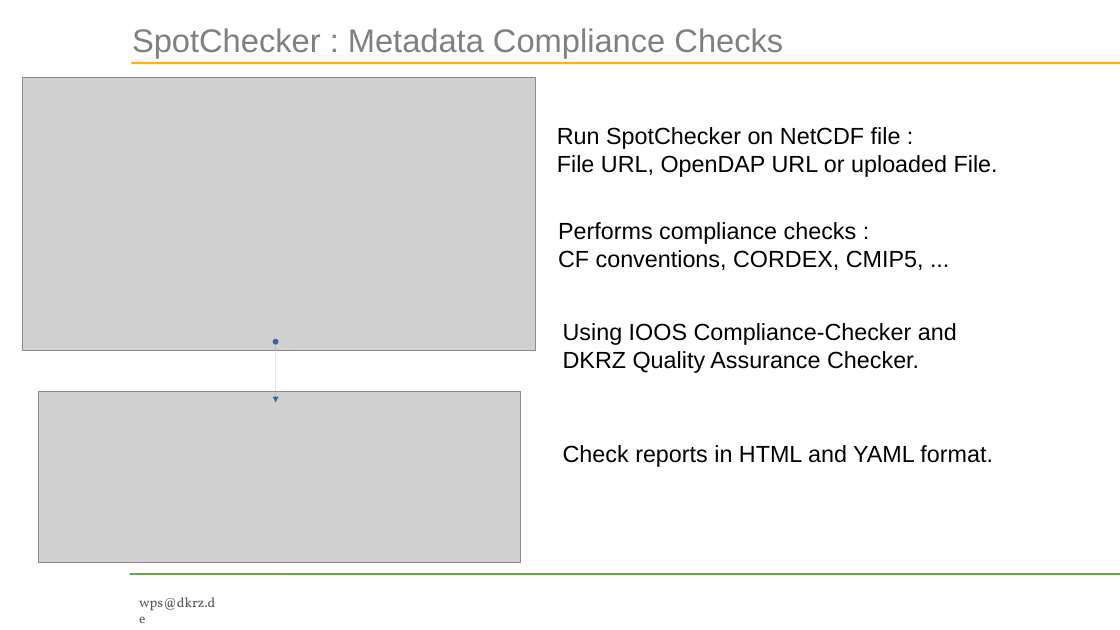
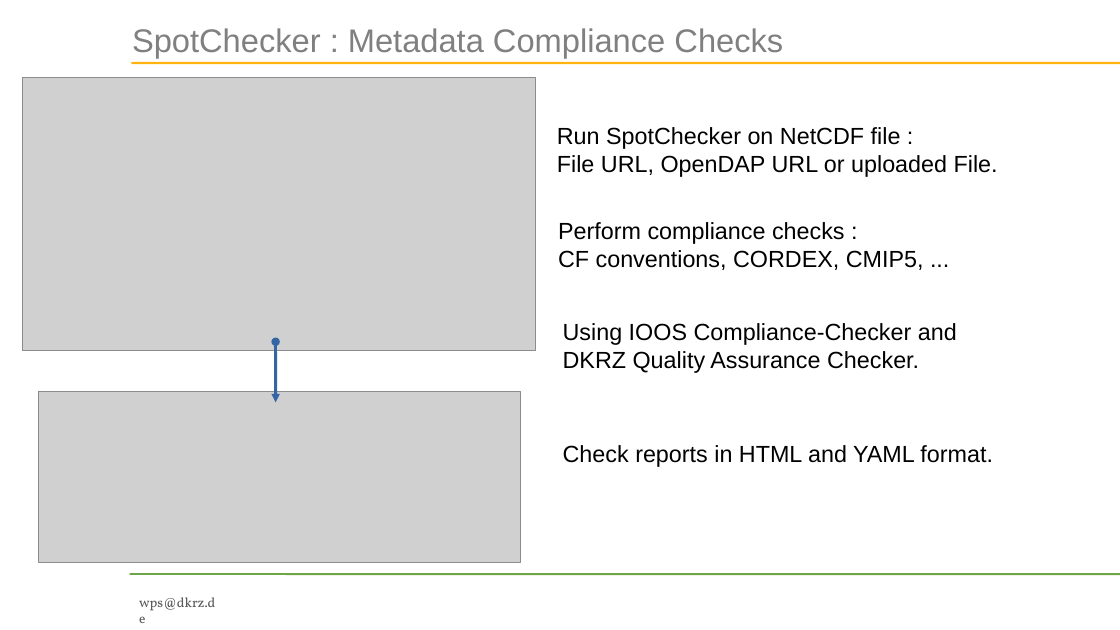
Before and after one commit to bird-house/birdhouse-docs, a slide deck: slide 14 of slides/birdhouse-esgf-f2f-2016/birdhouse-esgf-f2f-2016.odp (slide 16 before the commit). Drawn at 1120x630 pixels with LibreOffice and Linux fonts; fonts in the diff are those of the drawing; grey boxes stand for pictures; background and template pictures are left out. Boxes give left, top, right and bottom in pixels: in the first picture for what was removed or moved away, otherwise in the second. Text is boxed around its words. In the diff, an @@ line names an element or a change of style, - is before the commit and + after.

Commit message:
added text to example slides

```diff
--- a/slides/birdhouse-esgf-f2f-2016/birdhouse-esgf-f2f-2016.odp
+++ b/slides/birdhouse-esgf-f2f-2016/birdhouse-esgf-f2f-2016.odp
@@ text at [558, 222, 845, 244]: text changed @@
-Performs compliance checks :
+Perform compliance checks :
@@ double arrow (276, 342) - (276, 402): stroke #3465A4 0 pt to #3465A4 2.89 pt @@
```
Also in this commit, not shown: 5 other slides changed, 1 slide added, 1 slide removed.
